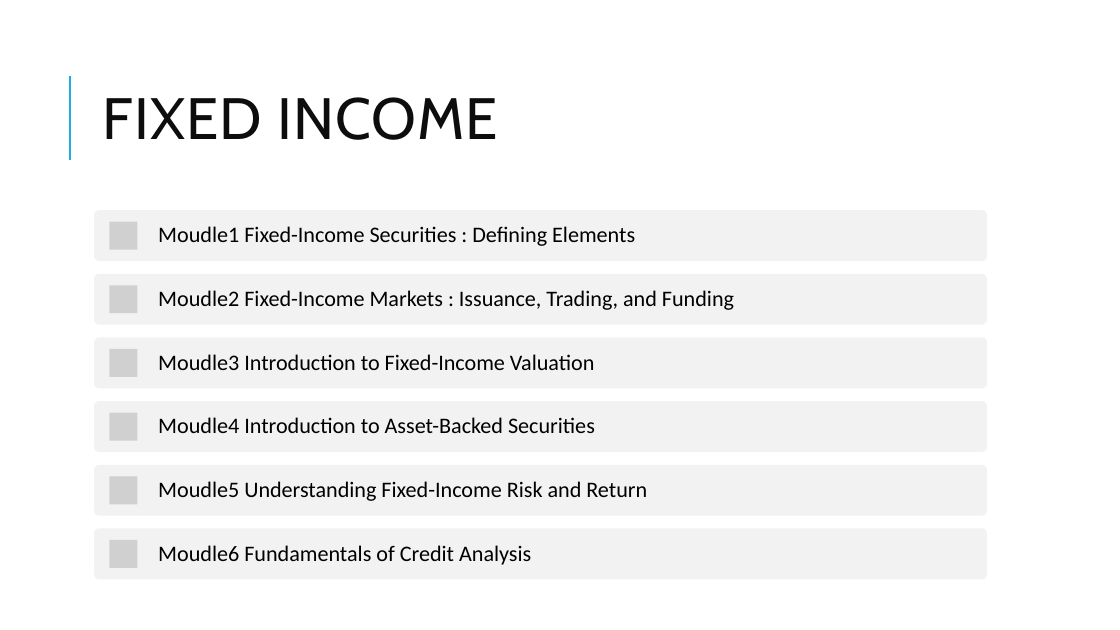
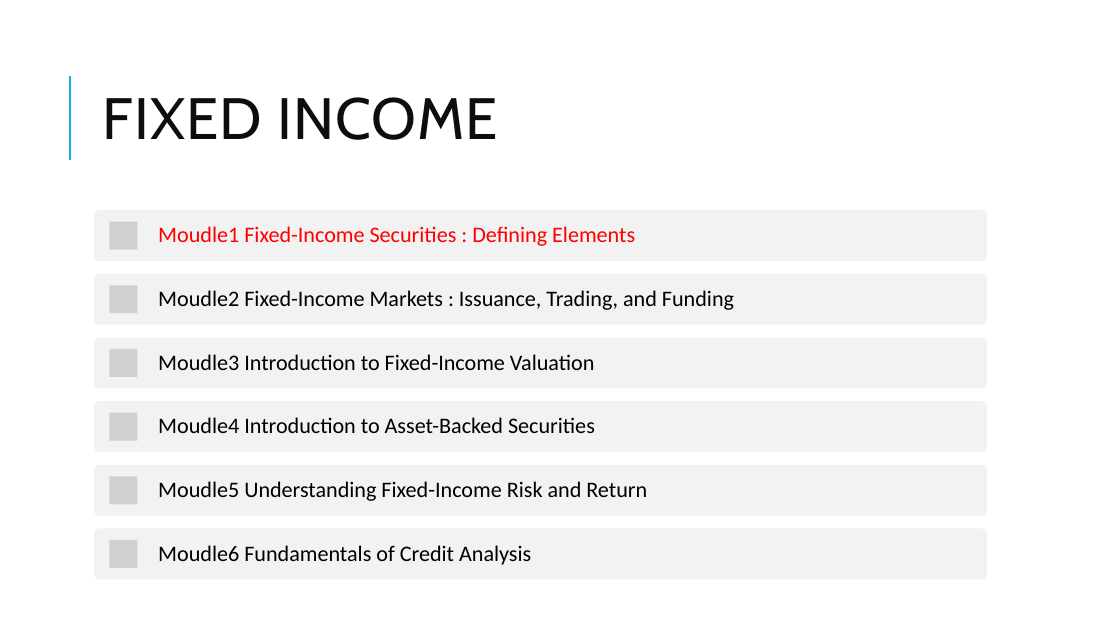
Before and after one commit to Isco0530/data, a slide deck: slide 1 of Fixed Income.pptx. Drawn at 1120x630 pixels with LibreOffice and Linux fonts; fonts in the diff are those of the drawing; grey boxes stand for pictures. Boxes give left, top, right and bottom in pixels: in the first picture for what was removed or moved away, otherwise in the second. Text is boxed around its words. In the diff, an @@ line names an element or a change of style, - is before the commit and + after.

```diff
--- a/Fixed Income.pptx
+++ b/Fixed Income.pptx
@@ text "Moudle1 Fixed-Income Securities : Defining ..." at bbox=[158, 226, 635, 246]: text colour #000000 to #FF0000 @@
```
Also in this commit, not shown: 3 other slides changed, 8 slides added, 1 other file.
